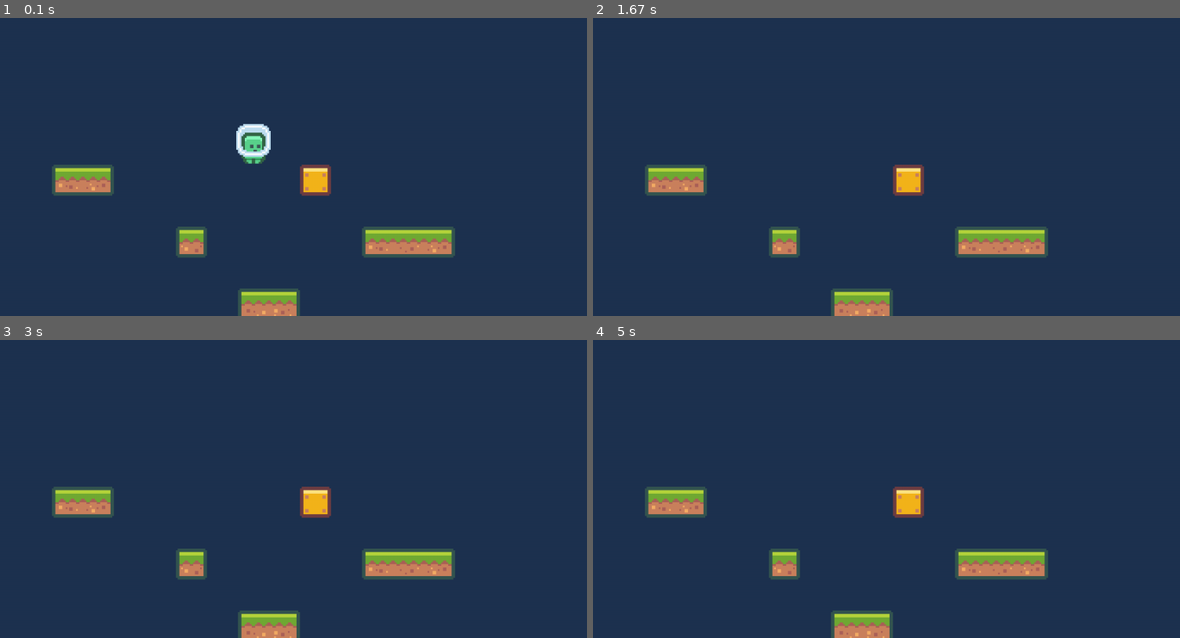
Above: before the commit, frames 1-4 (two rows, left to right).
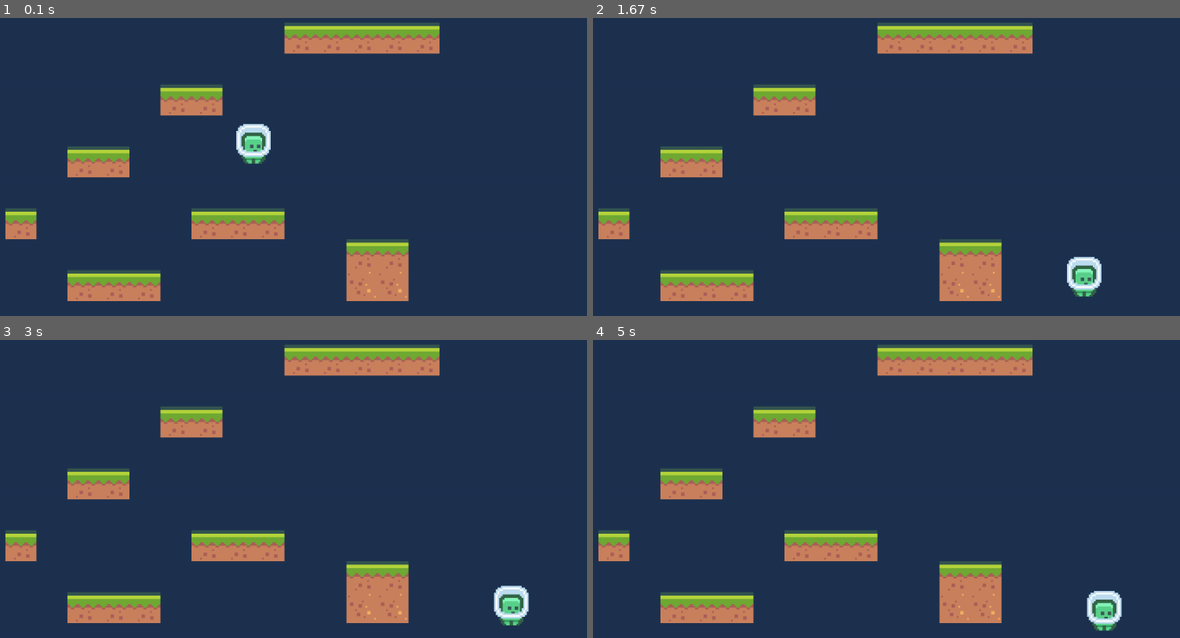
Above: after the commit, the same moments.

Repository: rschubkegel/pygame-hello-world
Game: pygame game, started from main.py
Same seed, same stepped clock (60 frames per second), same inputs: the game is played once before the commit and once after it.
Inputs:
- Up to frame 1 (0.1 s): no input
- Up to frame 2 (1.67 s): hold Right 0.33-0.8 s; hold Up 0.83-1.13 s; hold Right 1.17-1.63 s
- Up to frame 3 (3 s): hold Up from 2.67 s (still down)
- Up to frame 4 (5 s): release Up at 3.03 s; hold Up from 4.73 s (still down)

The runs differ from the first frame. In frame 1, 15% of the frame differs, in the area x 0-78%, y 1-100%; in frame 2, 16%; in frame 3, 16%, in the area x 0-91%, y 1-100%; in frame 4, 16%.

Commit message:
Update tile_map to load from PNG

Diff:
--- a/main.py
+++ b/main.py
@@ -29,7 +29,7 @@
         RegularSpritesheet("imgs/characters_packed.png", 24, scale))
     tile_map = TileMap( \
         RegularSpritesheet("imgs/tiles_packed.png", 18, scale), \
-        file_path="levels/level0.csv", \
+        file_path="levels/level0.png", \
         pos=(screen_width // 2, (screen_height // 2) + 100))
 
 
--- a/utils/tile_map.py
+++ b/utils/tile_map.py
@@ -19,10 +19,56 @@
         self.tile_group = pygame.sprite.Group()
 
         # load data from file
-        self._load_from_file(sheet, file_path, pos)
+        if file_path[-4:] == '.csv':
+            self._load_from_csv(sheet, file_path, pos)
+        elif file_path[-4:] == '.png':
+            self._load_from_img(sheet, file_path, pos)
+        else:
+            raise Exception(f'{file_path[-4:]} is not a valid map type')
 
 
-    def _load_from_file(self, sheet: RegularSpritesheet, file_path: str, pos: tuple[int, int]) -> None:
+    def _load_from_img(self, sheet: RegularSpritesheet, file_path: str, pos: tuple[int, int], legend: dict = {
+        # pixel color: (col,row) in spritesheet
+        (  0,255,  0): (  2,  1),
+        (255,255,  0): (  2,  6)
+    }):
+        '''
+        Loads a grid of tiles from a PNG file. The color of each pixel is mapped
+        to a col,row in the provided sprite sheet in the legend parameter.
+
+        Parameters
+        - sheet:     a regular sprite sheet from which to load tiles
+        - file_path: a file from which to load level data
+        - pos:       a tuple with x,y values of the center of the map
+        - legend:    a dictionary whose keys are the RGB colors of pixels in
+                     the map image, and whose values are the col,row coordinates
+                     of a tile in the provided sprite sheet
+        '''
+
+        # load image
+        surface = pygame.image.load(file_path)
+
+        # calculate tile map offset
+        offset = pygame.math.Vector2(
+            (surface.get_width() * sheet.res * sheet.scale) / 2,
+            (surface.get_height() * sheet.res * sheet.scale) / 2)
+        offset = pos - offset
+
+        # loop through all pixels of surface
+        for row in range(surface.get_height()):
+            for col in range(surface.get_width()):
+
+                # add tiles whose pixel color values are in legend
+                pix_color = tuple(surface.get_at((col, row))[:-1])
+                if pix_color in legend.keys():
+                    tile_img          = sheet.get_sprite(legend[pix_color][0], legend[pix_color][1])
+                    tile_rect         = tile_img.get_rect()
+                    tile_rect.topleft = (col * tile_rect.width, row * tile_rect.height)
+                    tile_rect.left    += offset.x
+                    self.tile_group.add(Tile(tile_img, tile_rect))
+
+
+    def _load_from_csv(self, sheet: RegularSpritesheet, file_path: str, pos: tuple[int, int]) -> None:
         '''
         Loads a grid of tiles from a CSV file. The tile images are loaded
         from a sprite sheet according to a two-letter code corresponding
Binary file added: levels/level0.png
